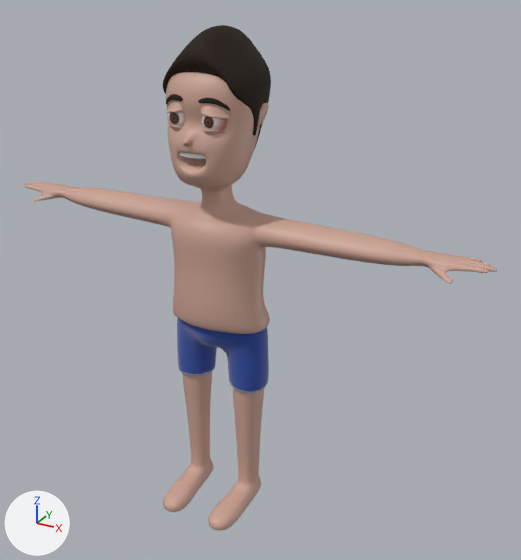
Before and after pictures for a commit that changed the Blender file Assets/Character Creation/Models/Low Poly Stylized Character.blend.
The view is the same before and after, from a camera (50 mm lens) standing at (1.341, -2.151, 2.074) and looking at (0.132, 0.046, 0.976). Every picture has the same lights, and +X, +Y and +Z are marked at lower left.

In view in the first picture: 'Character Body', 'Ear', 'Eye Ball'.
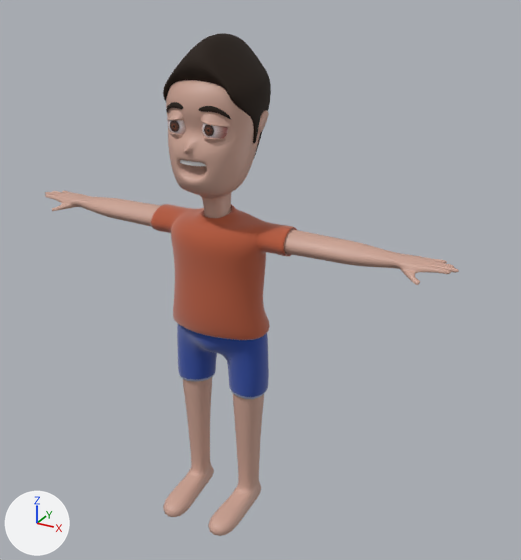
What changed in the scene script:
```text
Add mat_tshirt:
    mat_tshirt = principled_material('Tshirt')
    mat_tshirt.base_color = (0.477, 0.103, 0.0445)  # orange #b85a3c
    mat_tshirt.roughness = 0.8
    mat_tshirt.specular_ior_level = 0.2
    mat_tshirt.sheen_weight = 0.4
Change me_character_body:
    used by ob_character_body; location = (0.0, 0.0, 1.498)
    remove me_character_body.from_pydata(...)  # 1046 vertices, 1058 faces; spans x -1.0..1.0, y -0.31..0.22, z -1.48..0.41
    add me_character_body.from_pydata(...)  # 1172 vertices, 1184 faces; spans x -0.88..0.88, y -0.31..0.22, z -1.48..0.41
    me_character_body part 1: 230 vertices moved from x -1.0..1.0, y -0.09..0.08, z -0.36..-0.25 to x -0.88..0.88, y -0.09..0.09, z -0.37..-0.24; 18 vertices removed from x -1.0..1.0, y -0.02..0.05, z -0.3..-0.28; 144 vertices added at x -0.78..0.78, y -0.09..0.07, z -0.35..-0.2
    me_character_body part 2: 90 faces spanning x -0.31..0.3, y -0.18..0.16, z -0.7..-0.23 switch from mat_skin (beige #cca393) to mat_tshirt (orange #b85a3b)
Change ob_character_body:
    ob_character_body.location: (0.0, 0.0, 1.498) -> (0.0, 0.0, 1.472)
Change ob_eye_ball:
    ob_eye_ball.location: (0.08, -0.137, 1.595) -> (0.08, -0.137, 1.569)
Change ob_ear:
    ob_ear.location: (0.169, 0.012, 1.622) -> (0.169, 0.012, 1.596)
```

What differs and where, as boxes (x1, y1, x2, y2) in the pictures (521 x 560 px; the box of a moved part takes in the faces that stretch with it):
'Character Body', reshaped, moved (12% narrower)
    before: (24, 25, 497, 531)
    after: (45, 33, 459, 536)
'Eye Ball', reshaped, moved
    before: (167, 112, 228, 130)
    after: (168, 120, 228, 138)
'Ear', reshaped, moved
    before: (258, 103, 269, 127)
    after: (258, 110, 269, 134)
part 1 of me_character_body, moved or reshaped
    before: (24, 181, 497, 284)
    after: (45, 191, 459, 285)
part 2 of me_character_body, recoloured
    before: (92, 190, 370, 334)
    after: (152, 205, 288, 340)
